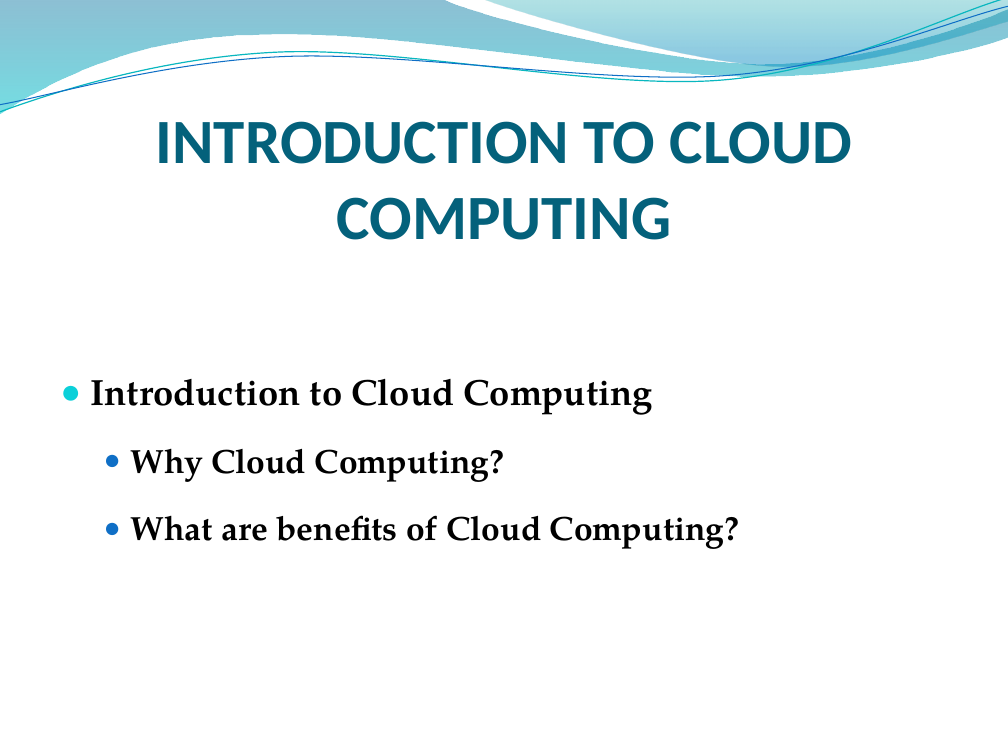
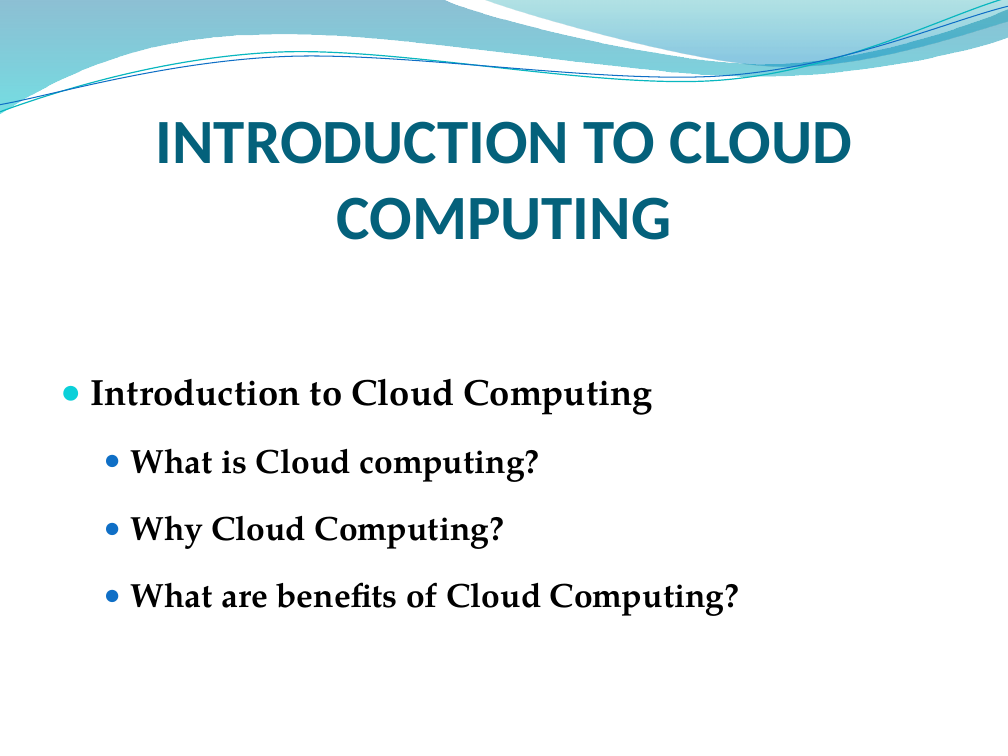
Before and after one commit to godwillngwanah/AWS-Sol-Arch-02, a slide deck: slide 2 of Batch-09/Proff Lecture Material/1. INTRODUCTION TO CLOUD COMPUTING.pptx. Drawn at 1008x756 pixels with LibreOffice and Linux fonts; fonts in the diff are those of the drawing; background and template pictures are left out. Boxes give left, top, right and bottom in pixels: in the first picture for what was removed or moved away, otherwise in the second. Text is boxed around its words. In the diff, an @@ line names an element or a change of style, - is before the commit and + after.

```diff
--- a/Batch-09/Proff Lecture Material/1. INTRODUCTION TO CLOUD COMPUTING.pptx
+++ b/Batch-09/Proff Lecture Material/1. INTRODUCTION TO CLOUD COMPUTING.pptx
@@ text at <box>131,448,539,482</box>: paragraph added @@
+  ● What is Cloud computing?
```
Also in this commit, not shown: 3 other slides changed, 1 slide added, 1 slide removed, 42 other files.
